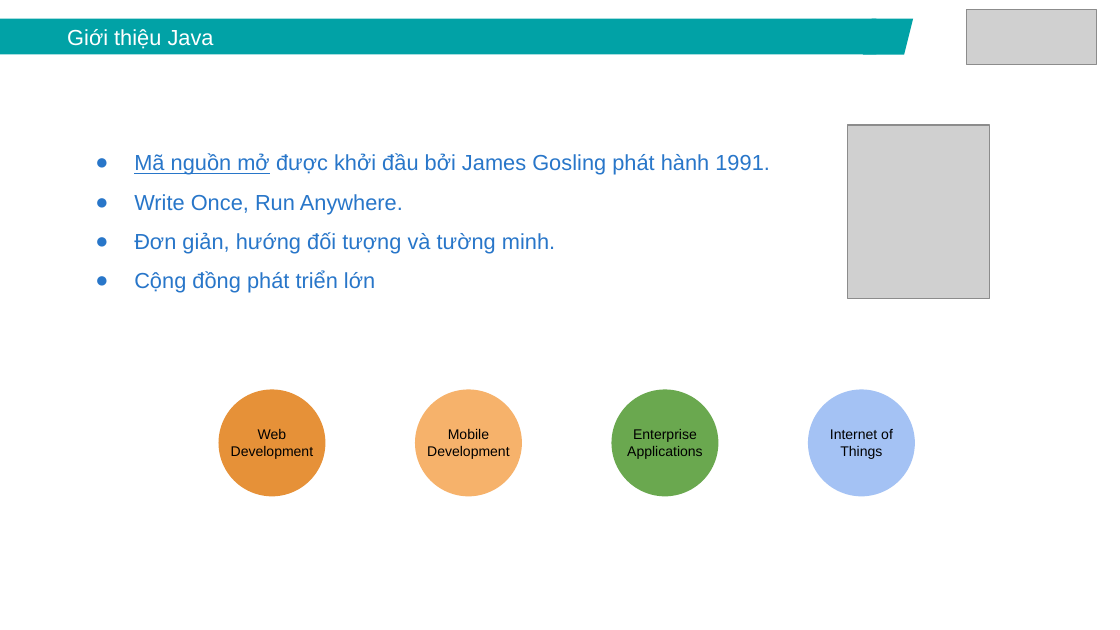
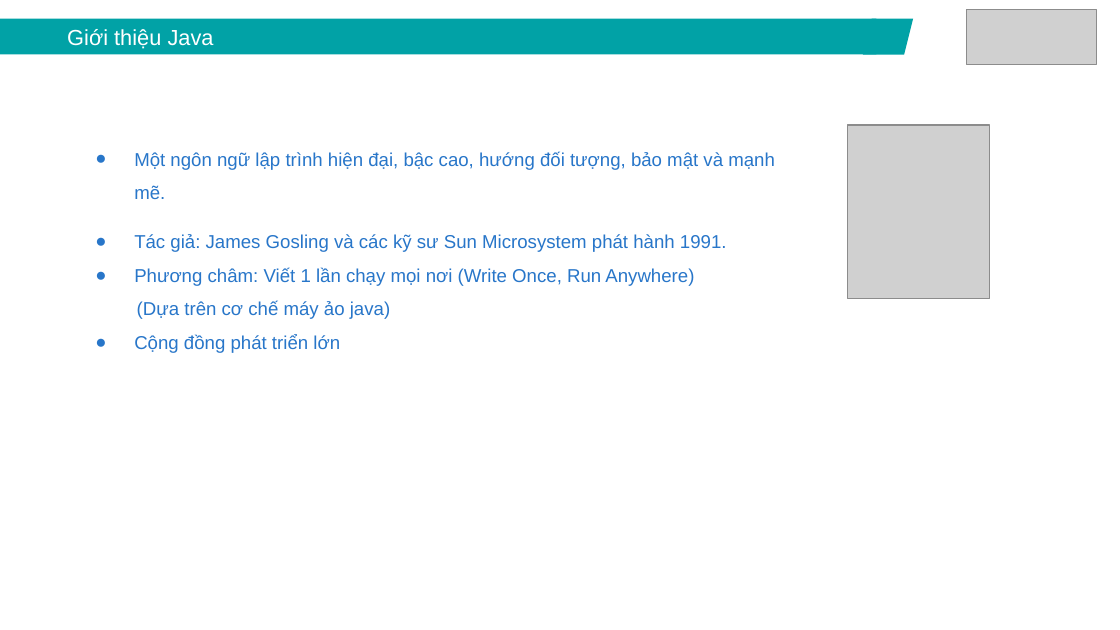
Before and after one commit to lamxung55/javacore, a slide deck: slide 5 of ppt/Java core - Lecture 1 - Introduction.pptx (slide 10 before the commit). Drawn at 1120x630 pixels with LibreOffice and Linux fonts; fonts in the diff are those of the drawing; grey boxes stand for pictures. Boxes give left, top, right and bottom in pixels: in the first picture for what was removed or moved away, otherwise in the second. Text is boxed around its words. In the diff, an @@ line names an element or a change of style, - is before the commit and + after.

Commit message:
complete lecture 1

```diff
--- a/ppt/Java core - Lecture 1 - Introduction.pptx
+++ b/ppt/Java core - Lecture 1 - Introduction.pptx
@@ text at (134,151,775,319): text changed; size 14 to 12 pt @@
-● Mã nguồn mở được khởi đầu bởi James Gosling phát hành 1991.
-● Write Once, Run Anywhere.
-● Đơn giản, hướng đối tượng và tường minh.
+● Một ngôn ngữ lập trình hiện đại, bậc cao, hướng đối tượng, bảo mật và mạnh mẽ.
+● Tác giả: James Gosling và các kỹ sư Sun Microsystem phát hành 1991.
+● Phương châm: Viết 1 lần chạy mọi nơi (Write Once, Run Anywhere)
+(Dựa trên cơ chế máy ảo java)
@@ text at (134,335,340,353): size 14 to 12 pt in "Cộng đồng phát triển lớn" @@
@@ ellipse removed at (218,390,325,496) @@
@@ ellipse removed at (416,390,522,496) @@
@@ ellipse removed at (612,390,718,496) @@
@@ ellipse removed at (808,390,914,496) @@
@@ text removed at (231,429,313,459) @@
-Web
-Development
@@ text removed at (427,429,509,459) @@
-Mobile
-Development
@@ text removed at (627,429,703,459) @@
-Enterprise
-Applications
@@ text removed at (830,429,893,459) @@
-Internet of
-Things
```
Also in this commit, not shown: 3 other slides changed, 2 slides added, 6 slides removed, 7 other files.
